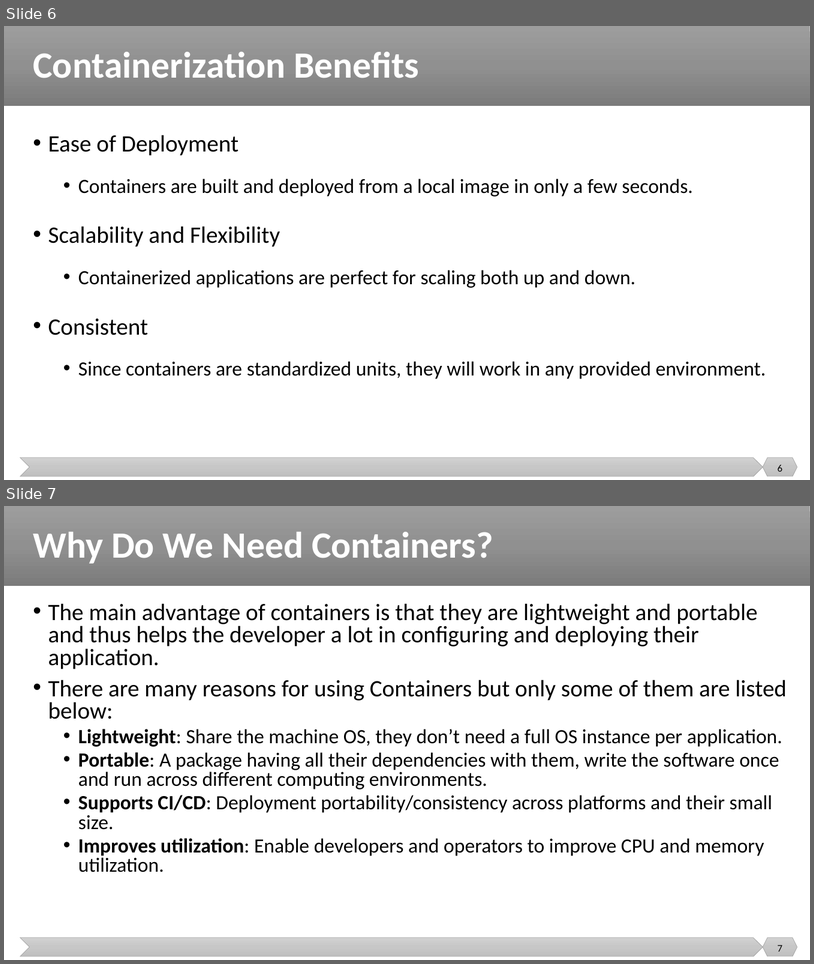
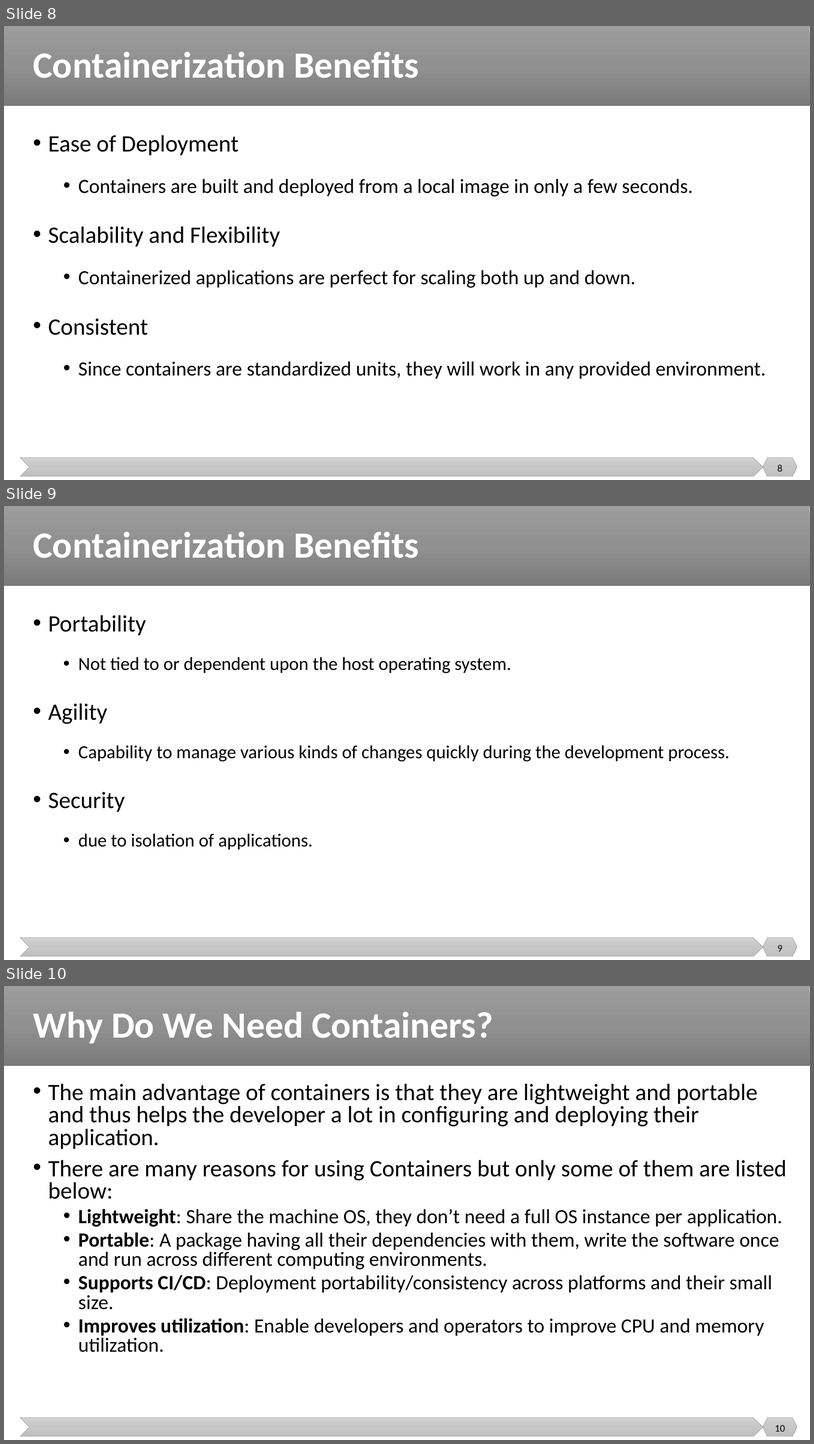
Before and after one commit to malenezi/malenezi, a slide deck: SE489/Lectures/4-Containerization/Containerization.pptx. Shown one above the other, each under a label of ours: slides 6 and 7 before the commit, slides 8, 9 and 10 after it. The pictures are 814x964 and 814x1444 pixels, drawn with LibreOffice and Linux fonts; fonts in the diff are those of the drawing. Boxes give left, top, right and bottom in pixels: in the first picture for what was removed or moved away, otherwise in the second. Text is boxed around its words. In the diff, an @@ line names an element or a change of style, - is before the commit and + after.

```diff
--- a/SE489/Lectures/4-Containerization/Containerization.pptx
+++ b/SE489/Lectures/4-Containerization/Containerization.pptx
@@ slide 9 added at [4,506,810,960], background #FFFFFF; not listed: 3 template elements that a slide beside it also shows @@
@@ title added at [33,532,419,558], 44 pt, text #FFFFFF, bold @@
+Containerization Benefits
@@ text added at [48,615,730,849], 22 pt, text #000000 @@
+• Portability
+  • Not tied to or dependent upon the host operating system.
+• Agility
+  • Capability to manage various kinds of changes quickly during the development process.
+• Security
+  • due to isolation of applications.
@@ page number added at [778,945,783,951], 12 pt, text #000000 @@
+9
@@ what was slide 6 is now slide 8 @@
@@ page number at [778,464,783,471]: text changed @@
-6
+8
@@ what was slide 7 is now slide 10 @@
@@ page number at [775,1425,785,1431]: text changed @@
-7
+10
```
Also in this commit, not shown: 5 other slides added, 2 other files.
